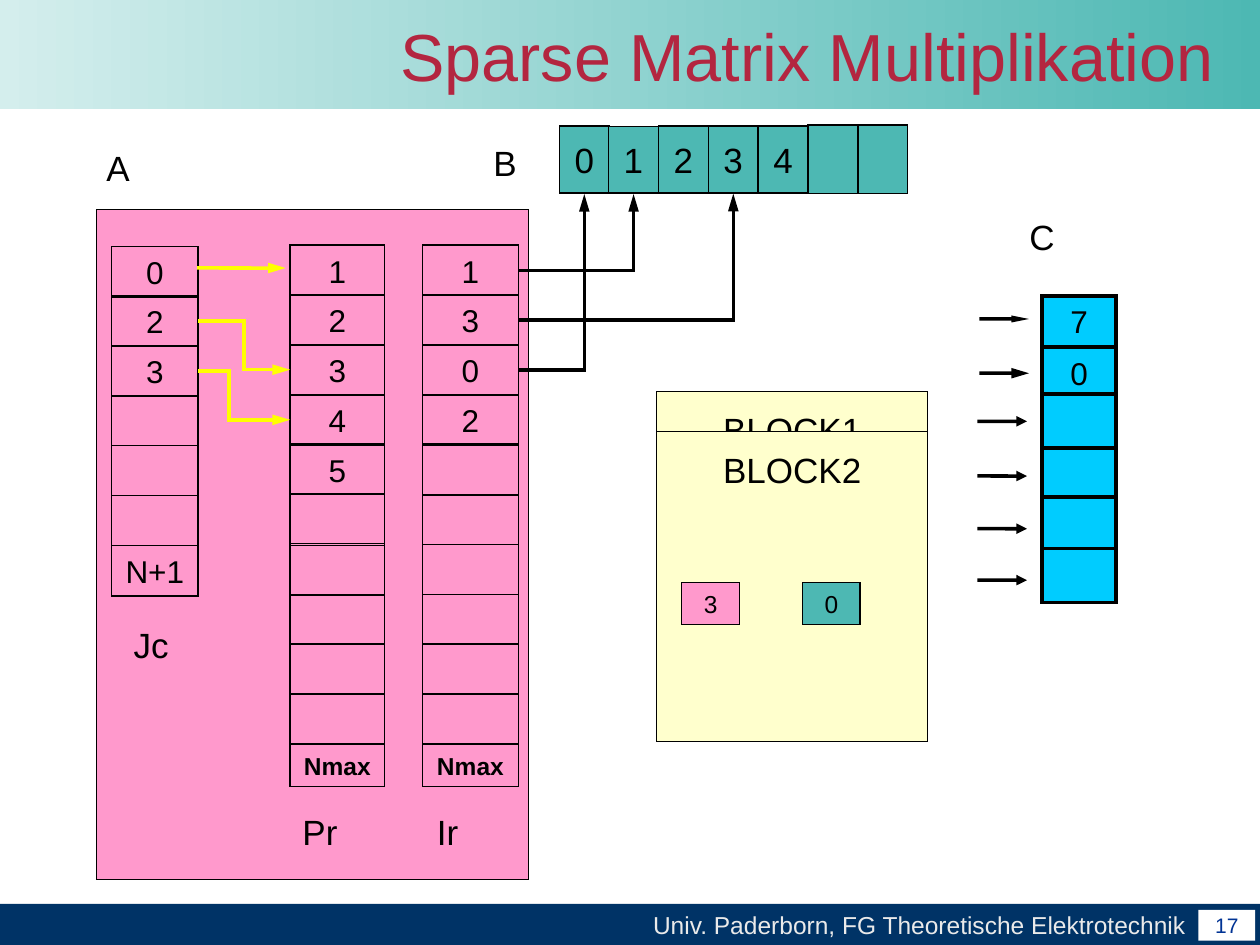
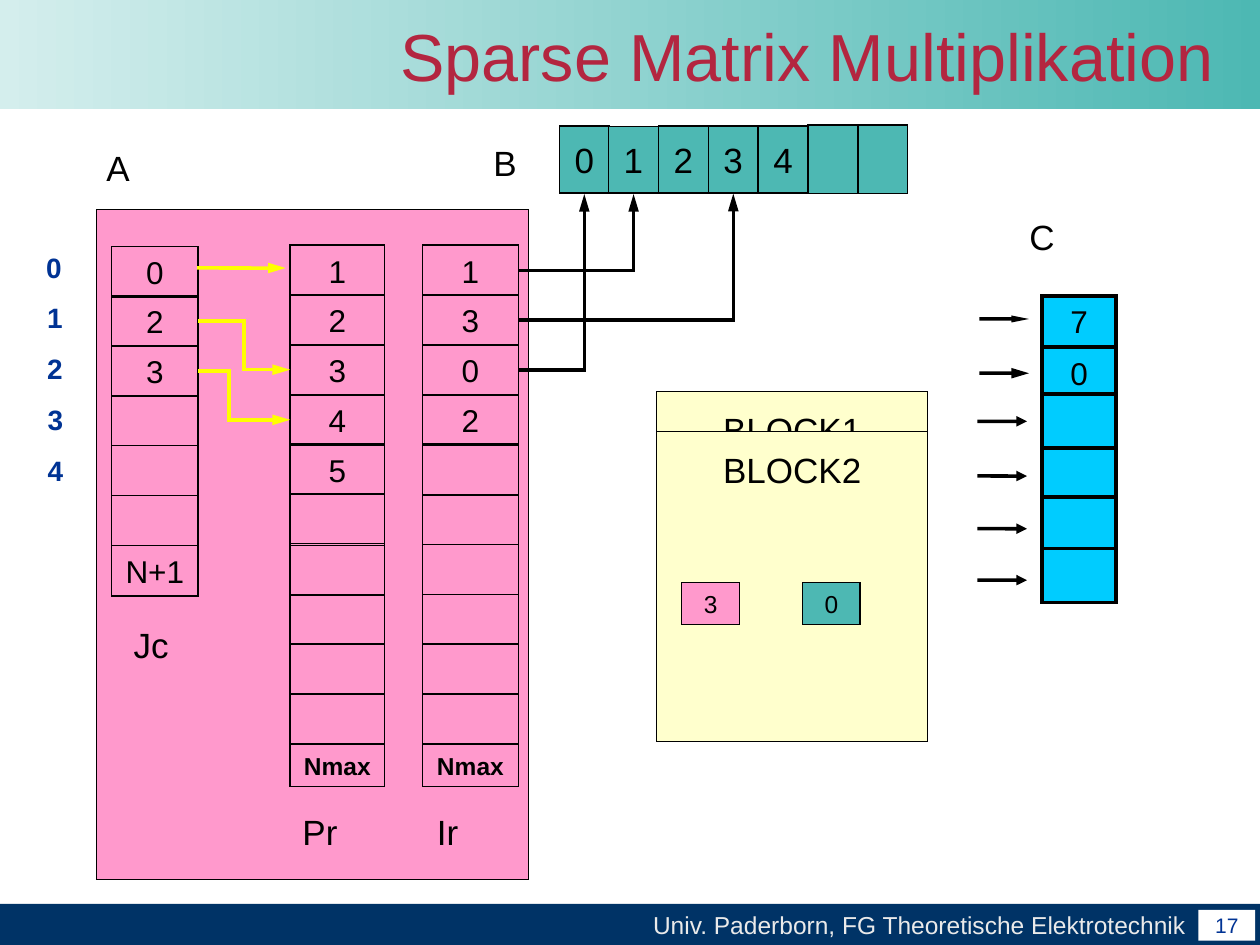
Before and after one commit to unconditional/projektarbeitcuda, a slide deck: slide 17 of Abschlussvortrag/Abschlussvortrag der Projektarbeit CUDA.ppt. Drawn at 1260x945 pixels with LibreOffice and Linux fonts; fonts in the diff are those of the drawing; background and template pictures are left out. Boxes give left, top, right and bottom in pixels: in the first picture for what was removed or moved away, otherwise in the second. Text is boxed around its words. In the diff, an @@ line names an element or a change of style, - is before the commit and + after.

```diff
--- a/Abschlussvortrag/Abschlussvortrag der Projektarbeit CUDA.ppt
+++ b/Abschlussvortrag/Abschlussvortrag der Projektarbeit CUDA.ppt
@@ text added at bbox=[46, 258, 62, 279], 16 pt, text #003394, bold @@
+0
@@ text added at bbox=[47, 308, 63, 328], 16 pt, text #003394, bold @@
+1
@@ text added at bbox=[47, 359, 63, 379], 16 pt, text #003394, bold @@
+2
@@ text added at bbox=[48, 410, 64, 431], 16 pt, text #003394, bold @@
+3
@@ text added at bbox=[48, 461, 64, 481], 16 pt, text #003394, bold @@
+4
```
Also in this commit, not shown: 6 other slides changed, 1 slide added, 1 slide removed.
